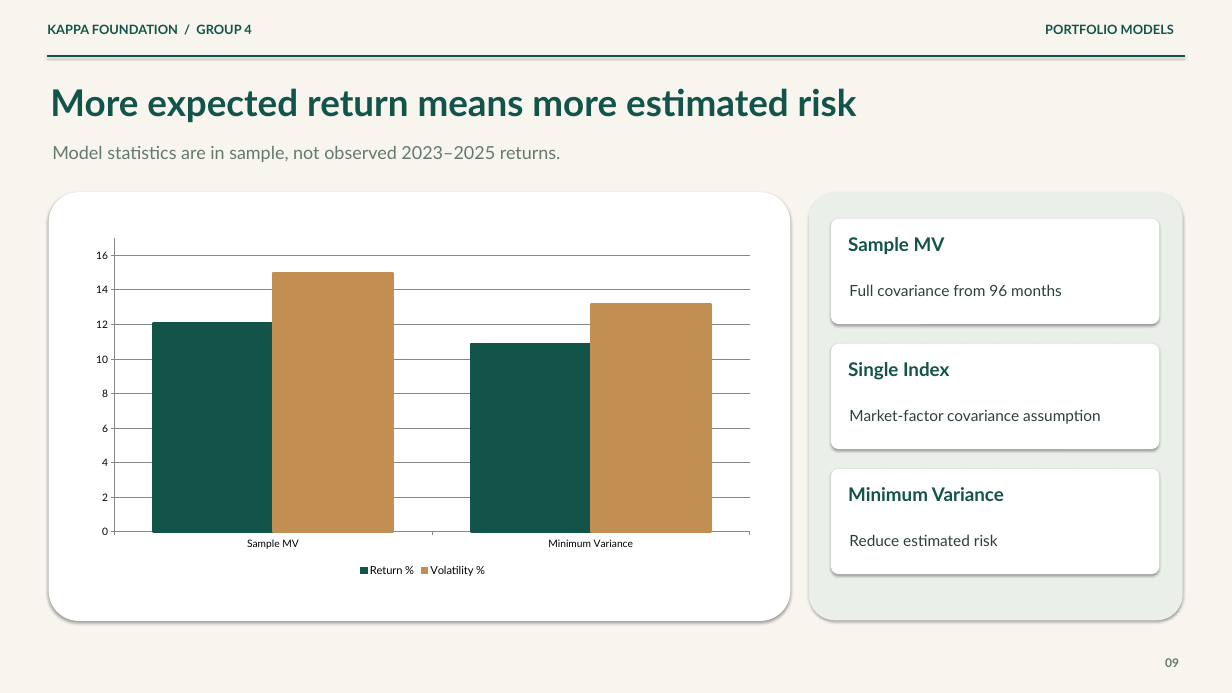
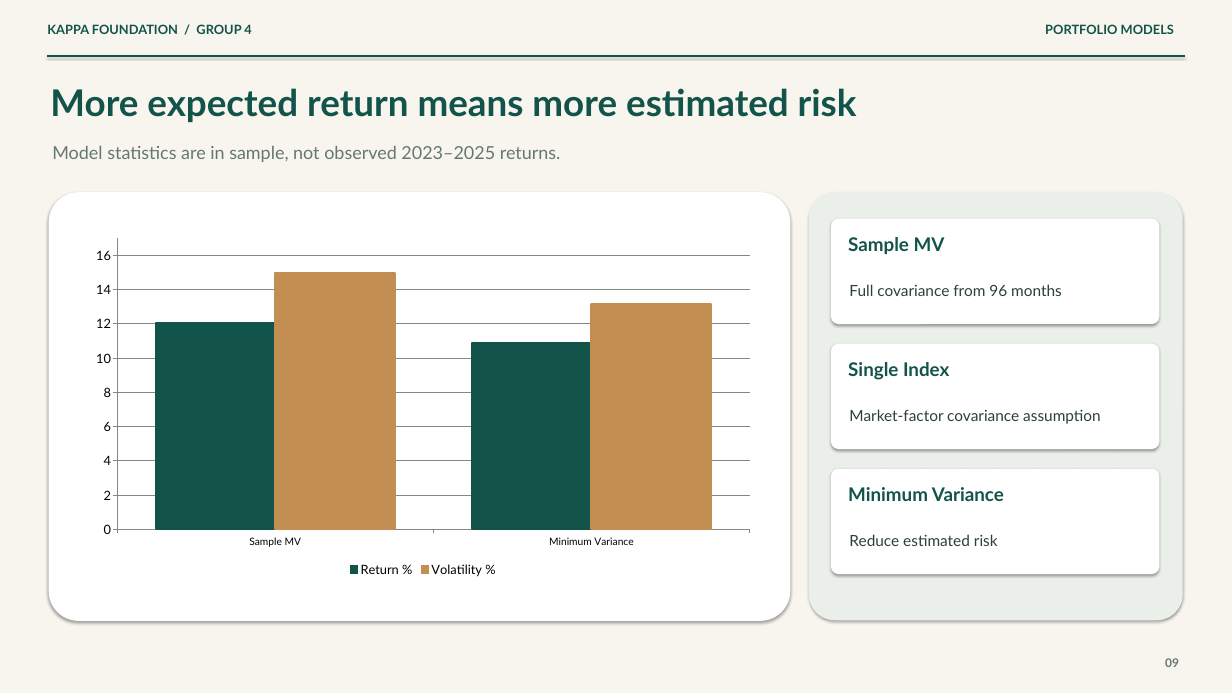
Before and after one commit to lucasnguynn/BFIN-Assignment, a slide deck: slide 9 of Final Submission/Presentation.pptx. Drawn at 1232x693 pixels with LibreOffice and Linux fonts; fonts in the diff are those of the drawing. Boxes give left, top, right and bottom in pixels: in the first picture for what was removed or moved away, otherwise in the second. Text is boxed around its words. In the diff, an @@ line names an element or a change of style, - is before the commit and + after.

```diff
--- a/Final Submission/Presentation.pptx
+++ b/Final Submission/Presentation.pptx
@@ column chart at (83, 231, 763, 580) @@
@@ legend changed @@
@@ value axis changed @@
```
Also in this commit, not shown: 10 other slides changed, 16 other files.
